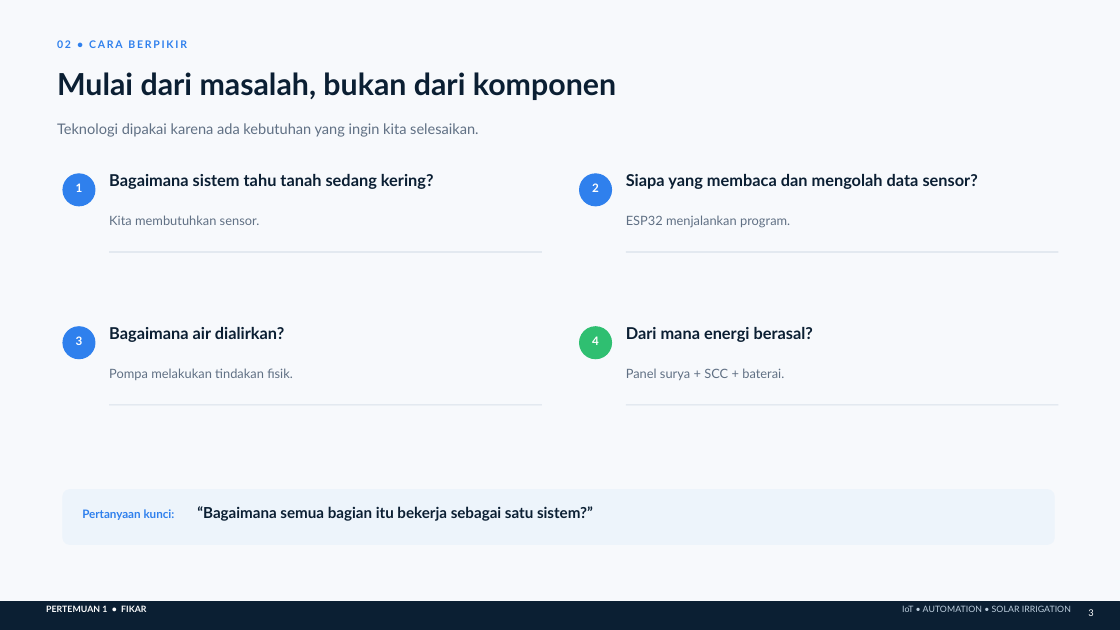
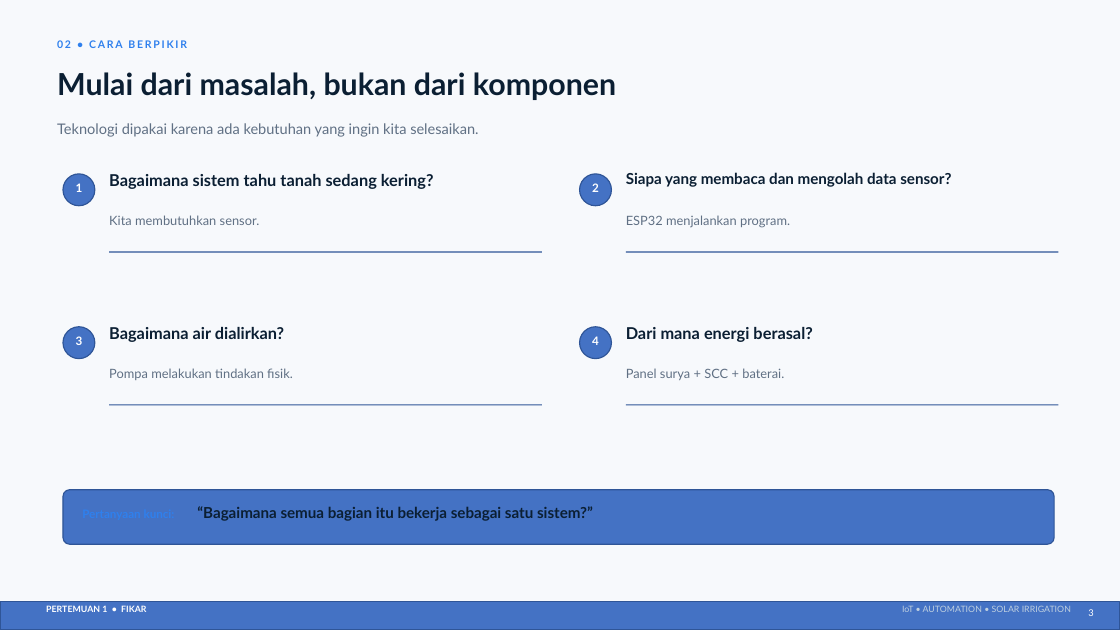
Before and after one commit to digiace-dev/Fikar, a slide deck: slide 3 of Materi_Pertemuan_1_IoT_Penyiraman_Fikar.pptx. Drawn at 1120x630 pixels with LibreOffice and Linux fonts; fonts in the diff are those of the drawing. Boxes give left, top, right and bottom in pixels: in the first picture for what was removed or moved away, otherwise in the second. Text is boxed around its words. In the diff, an @@ line names an element or a change of style, - is before the commit and + after.

```diff
--- a/Materi_Pertemuan_1_IoT_Penyiraman_Fikar.pptx
+++ b/Materi_Pertemuan_1_IoT_Penyiraman_Fikar.pptx
@@ text "Siapa yang membaca dan mengolah ..." at box(626, 172, 951, 187): size 14 to 12.9 pt; line spacing 1 to 0.9 @@
@@ line (109, 252) - (542, 252): stroke #D9E1EA 1 pt to #2F5597 0.99 pt @@
@@ line (626, 252) - (1059, 252): stroke #D9E1EA 1 pt to #2F5597 0.99 pt @@
@@ fill #2F80ED to #4472C4; outline #2F80ED 1 pt to #2F5597 0.99 pt in 3 elements at box(63, 174, 95, 206), box(580, 174, 612, 206), box(63, 327, 95, 359) @@
@@ ellipse at box(580, 327, 612, 359): fill #2FBF71 to #4472C4; outline #2FBF71 1 pt to #2F5597 0.99 pt @@
@@ line (109, 405) - (542, 405): stroke #D9E1EA 1 pt to #2F5597 0.99 pt @@
@@ line (626, 405) - (1059, 405): stroke #D9E1EA 1 pt to #2F5597 0.99 pt @@
@@ rounded rectangle at box(63, 490, 1054, 544): fill #EDF4FB to #4472C4; outline #EDF4FB 1 pt to #2F5597 0.99 pt @@
@@ text removed at box(82, 509, 175, 520) @@
-Pertanyaan kunci:
@@ rectangle at box(0, 602, 1120, 630): fill #0B1F33 to #4472C4; outline #0B1F33 1 pt to #2F5597 0.99 pt @@
```
Also in this commit, not shown: 16 other slides changed, 8 other files.
